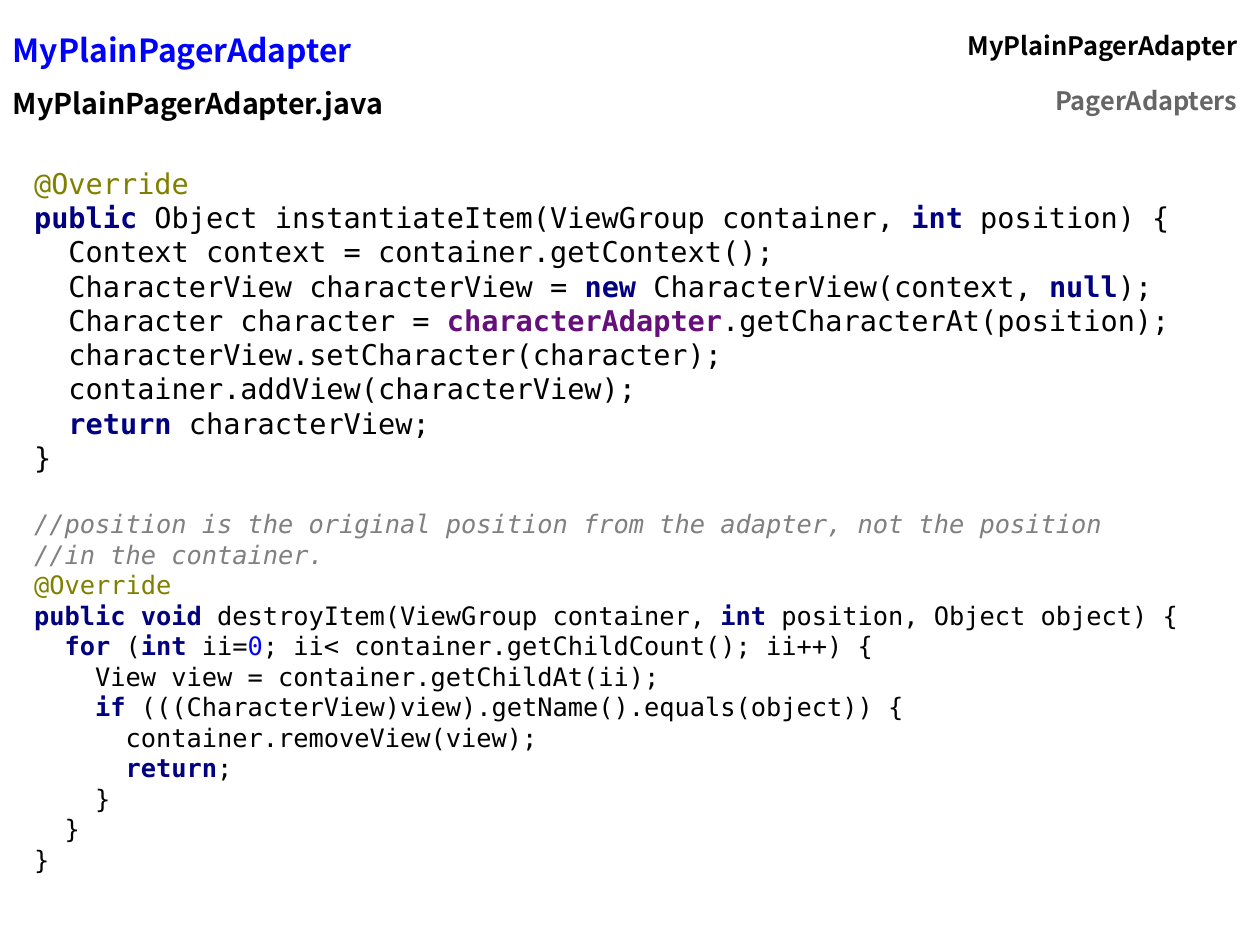
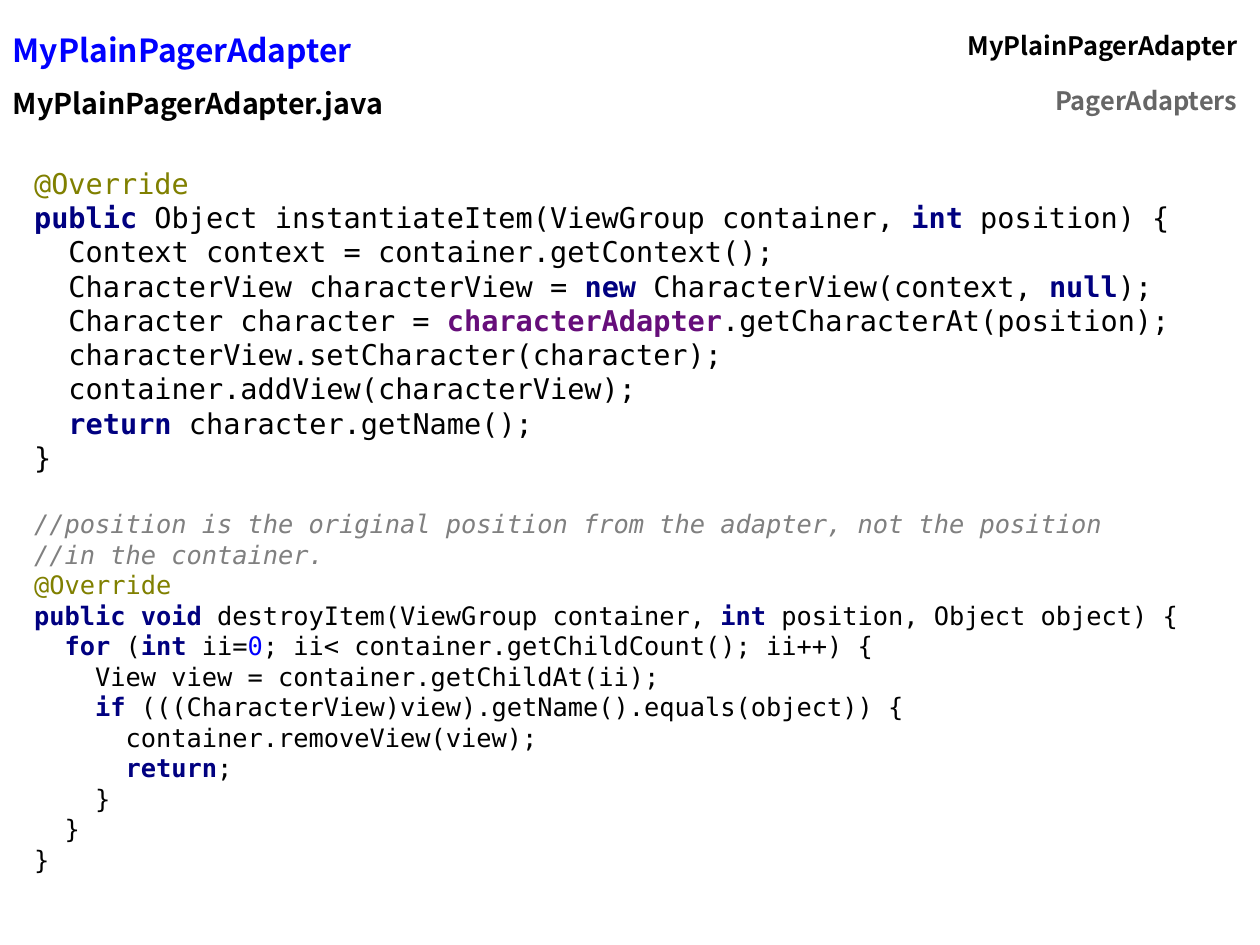
Before and after one commit to flocela/PagerAdaptersHandouts, a slide deck: slide 21 of PagerAdapterPresentation.odp (slide 20 before the commit). Drawn at 1260x945 pixels with LibreOffice and Linux fonts; fonts in the diff are those of the drawing. Boxes give left, top, right and bottom in pixels: in the first picture for what was removed or moved away, otherwise in the second. Text is boxed around its words. In the diff, an @@ line names an element or a change of style, - is before the commit and + after.

```diff
--- a/PagerAdapterPresentation.odp
+++ b/PagerAdapterPresentation.odp
@@ text at (68, 240, 1169, 440): text changed @@
-Context context = container.getContext();
-CharacterView characterView = new CharacterView(context, null);
-Character character = characterAdapter.getCharacterAt(position);
-characterView.setCharacter(character);
-container.addView(characterView);
-return characterView;
-}
+Context context = container.getContext();
+CharacterView characterView = new CharacterView(context, null);
+Character character = characterAdapter.getCharacterAt(position);
+characterView.setCharacter(character);
+container.addView(characterView);
+return character.getName();
+}
```
Also in this commit, not shown: 10 other slides changed, 6 slides added, 8 slides removed, 3 other files.
